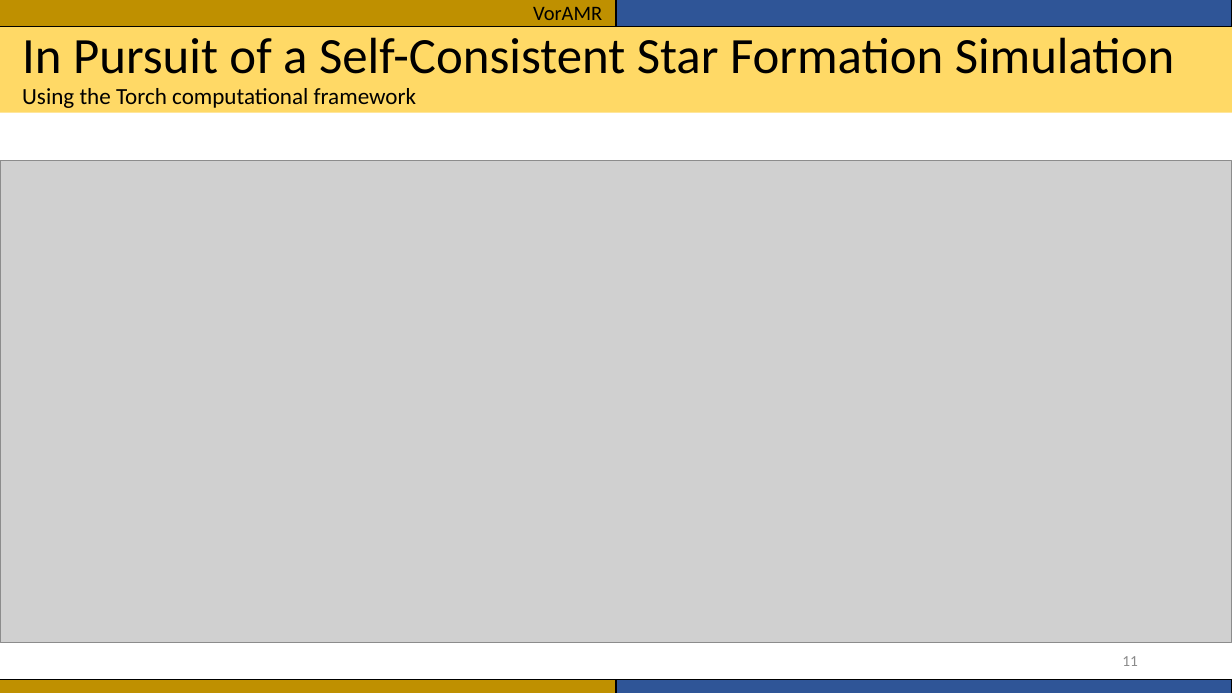
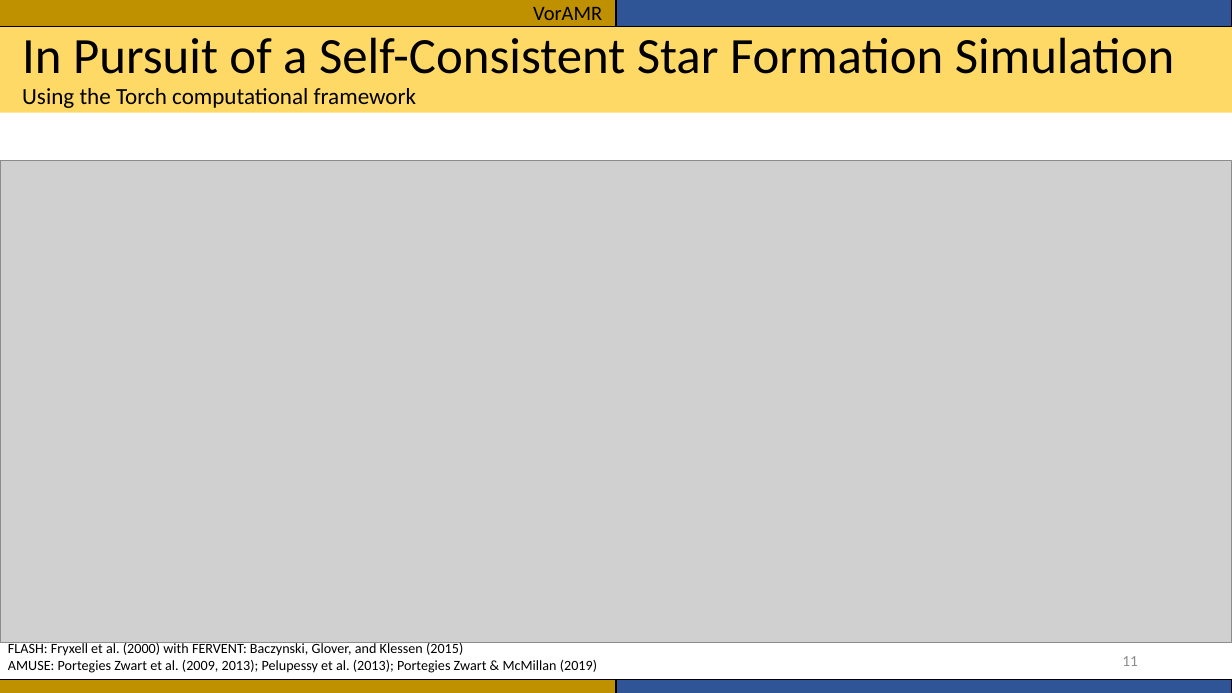
Before and after one commit to seanlabean/presentations, a slide deck: slide 11 of 2022Clusters/Presentation1.pptx. Drawn at 1232x693 pixels with LibreOffice and Linux fonts; fonts in the diff are those of the drawing; grey boxes stand for pictures. Boxes give left, top, right and bottom in pixels: in the first picture for what was removed or moved away, otherwise in the second. Text is boxed around its words. In the diff, an @@ line names an element or a change of style, - is before the commit and + after.

```diff
--- a/2022Clusters/Presentation1.pptx
+++ b/2022Clusters/Presentation1.pptx
@@ text added at <box>8,641,597,673</box>, 11 pt, text #000000 @@
+FLASH: Fryxell et al. (2000) with FERVENT: Baczynski, Glover, and Klessen (2015)
+AMUSE: Portegies Zwart et al. (2009, 2013); Pelupessy et al. (2013); Portegies Zwart & McMillan (2019)
```
Also in this commit, not shown: 9 other slides changed.
